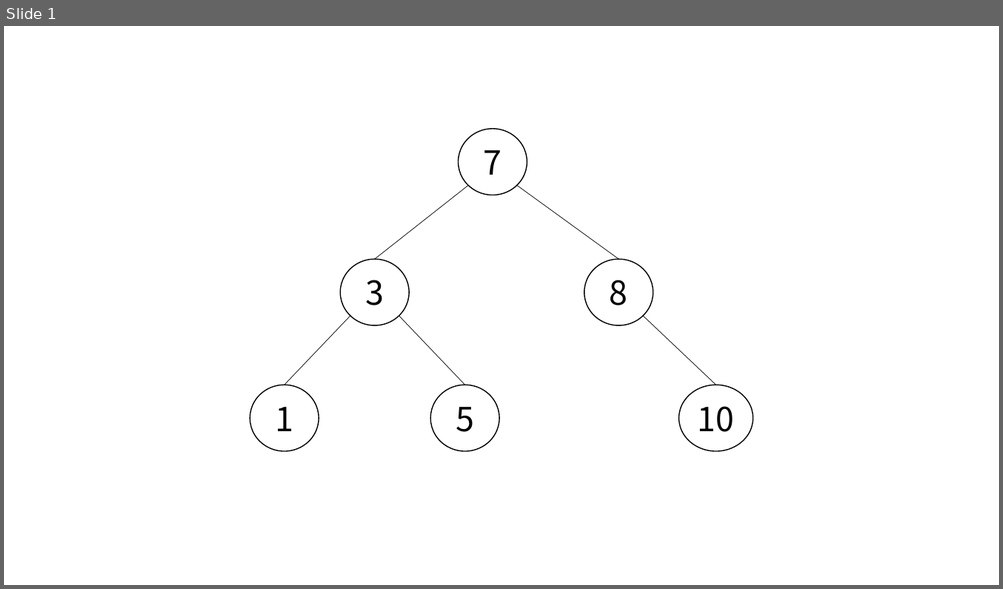
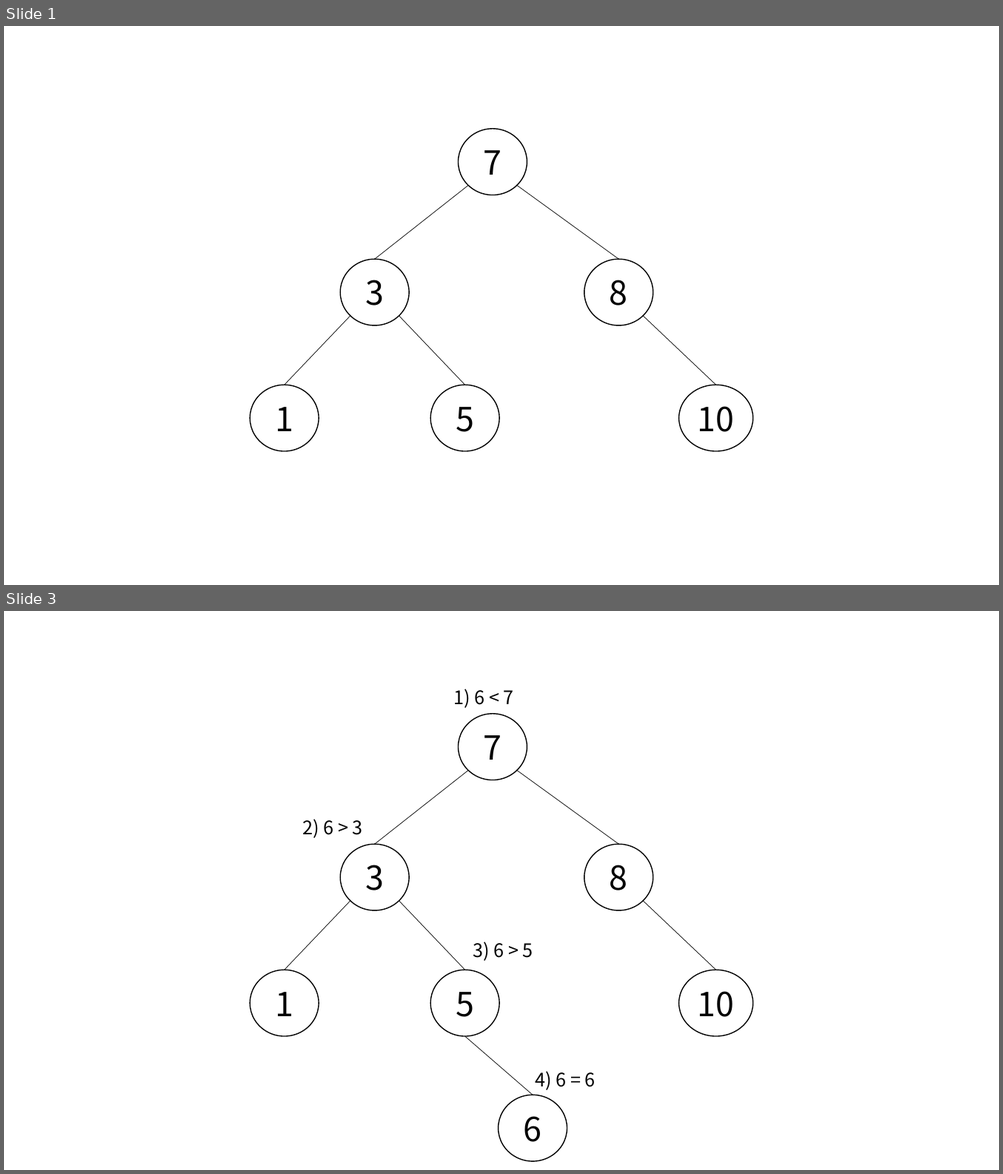
Before and after one commit to glitter1221/algorithm, a slide deck: binarySearchTree/binarySearchTree.pptx. Shown one above the other, each under a label of ours: slide 1 before the commit, slides 1 and 3 after it; the slides between them are not shown. The pictures are 1003x589 and 1003x1174 pixels, drawn with LibreOffice and Linux fonts; fonts in the diff are those of the drawing. Boxes give left, top, right and bottom in pixels: in the first picture for what was removed or moved away, otherwise in the second. Text is boxed around its words. In the diff, an @@ line names an element or a change of style, - is before the commit and + after.

```diff
--- a/binarySearchTree/binarySearchTree.pptx
+++ b/binarySearchTree/binarySearchTree.pptx
@@ slide 3 added at (x1=4, y1=611, x2=999, y2=1170), background #FFFFFF @@
@@ text added at (x1=453, y1=689, x2=514, y2=708), 18 pt, text #000000 @@
+1) 6 < 7
@@ ellipse added at (x1=458, y1=714, x2=527, y2=780), outline #000000 1 pt, 32 pt, text #000000 @@
+7
@@ line added from (468, 771) to (375, 845), #000000 0.5 pt @@
@@ line added from (517, 771) to (619, 845), #000000 0.5 pt @@
@@ text added at (x1=302, y1=819, x2=363, y2=838), 18 pt, text #000000 @@
+2) 6 > 3
@@ ellipse added at (x1=341, y1=845, x2=409, y2=911), outline #000000 1 pt, 32 pt, text #000000 @@
+3
@@ ellipse added at (x1=584, y1=845, x2=653, y2=911), outline #000000 1 pt, 32 pt, text #000000 @@
+8
@@ line added from (350, 901) to (284, 970), #000000 0.5 pt @@
@@ line added from (398, 901) to (465, 970), #000000 0.5 pt @@
@@ line added from (643, 901) to (716, 970), #000000 0.5 pt @@
@@ text added at (x1=472, y1=942, x2=533, y2=961), 18 pt, text #000000 @@
+3) 6 > 5
@@ ellipse added at (x1=250, y1=970, x2=318, y2=1037), outline #000000 1 pt, 32 pt, text #000000 @@
+1
@@ ellipse added at (x1=431, y1=970, x2=499, y2=1037), outline #000000 1 pt, 32 pt, text #000000 @@
+5
@@ ellipse added at (x1=678, y1=970, x2=752, y2=1037), outline #000000 1 pt, 32 pt, text #000000 @@
+10
@@ line added from (465, 1037) to (532, 1095), #000000 0.5 pt @@
@@ text added at (x1=535, y1=1071, x2=595, y2=1091), 18 pt, text #000000 @@
+4) 6 = 6
@@ ellipse added at (x1=498, y1=1095, x2=566, y2=1162), outline #000000 1 pt, 32 pt, text #000000 @@
+6
```
Also in this commit, not shown: 1 slide changed, 5 other slides added, 8 other files.
